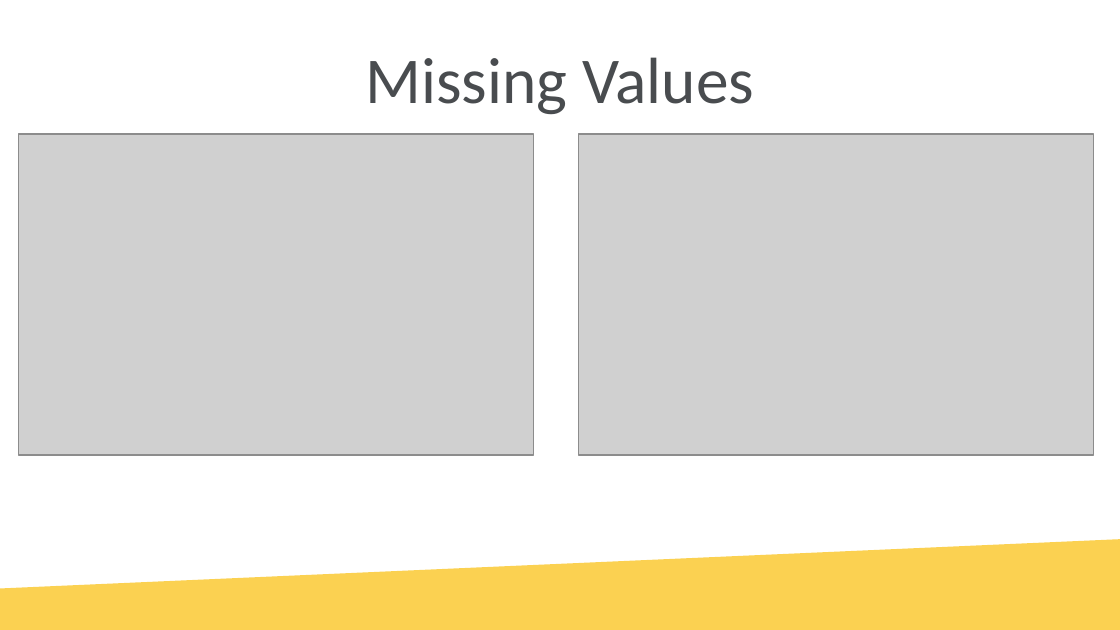
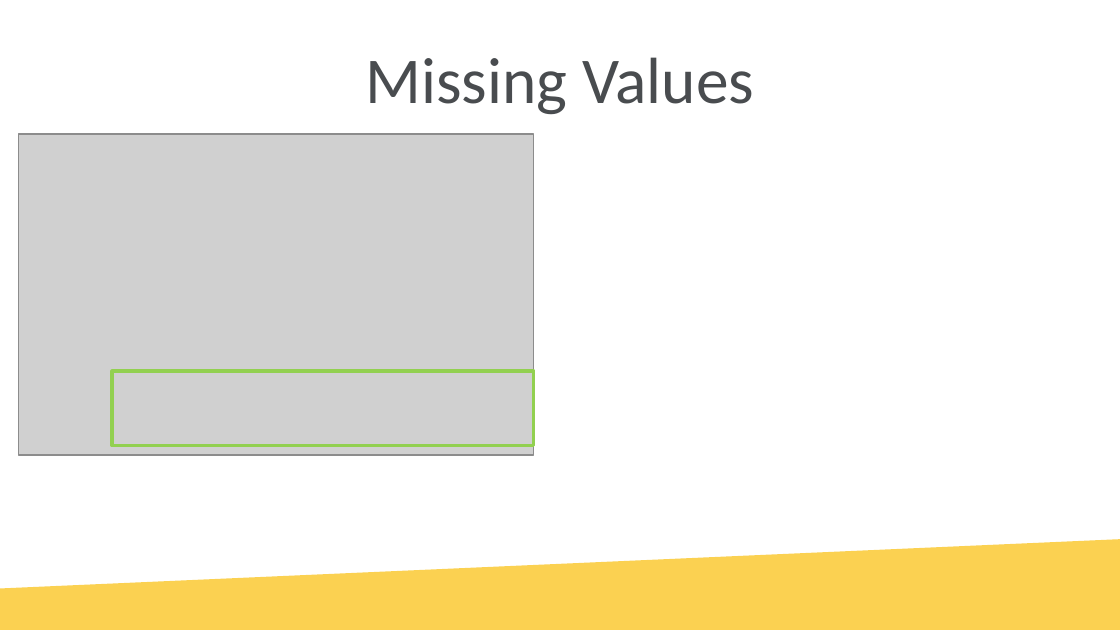
Before and after one commit to tschwebke/DDS6306-Group-Project-1, a slide deck: slide 4 of DS6306 Group Project 1.pptx. Drawn at 1120x630 pixels with LibreOffice and Linux fonts; fonts in the diff are those of the drawing; grey boxes stand for pictures; background and template pictures are left out. Boxes give left, top, right and bottom in pixels: in the first picture for what was removed or moved away, otherwise in the second. Text is boxed around its words. In the diff, an @@ line names an element or a change of style, - is before the commit and + after.

```diff
--- a/DS6306 Group Project 1.pptx
+++ b/DS6306 Group Project 1.pptx
@@ picture removed at [579,134,1094,456] @@
@@ rectangle added at [112,371,534,446], outline #92D050 2 pt @@
```
Also in this commit, not shown: 3 other slides changed, 1 other file.
